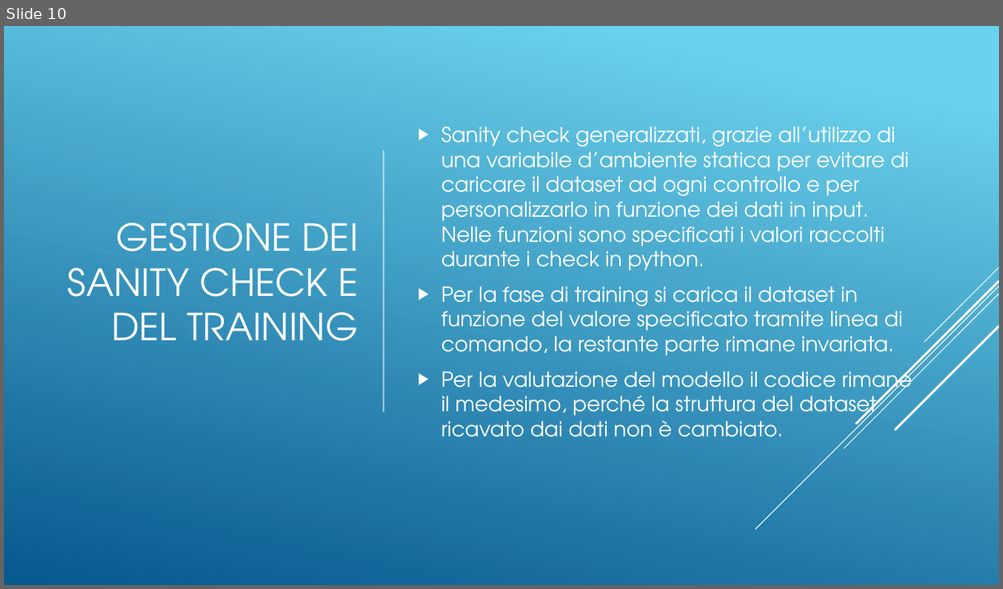
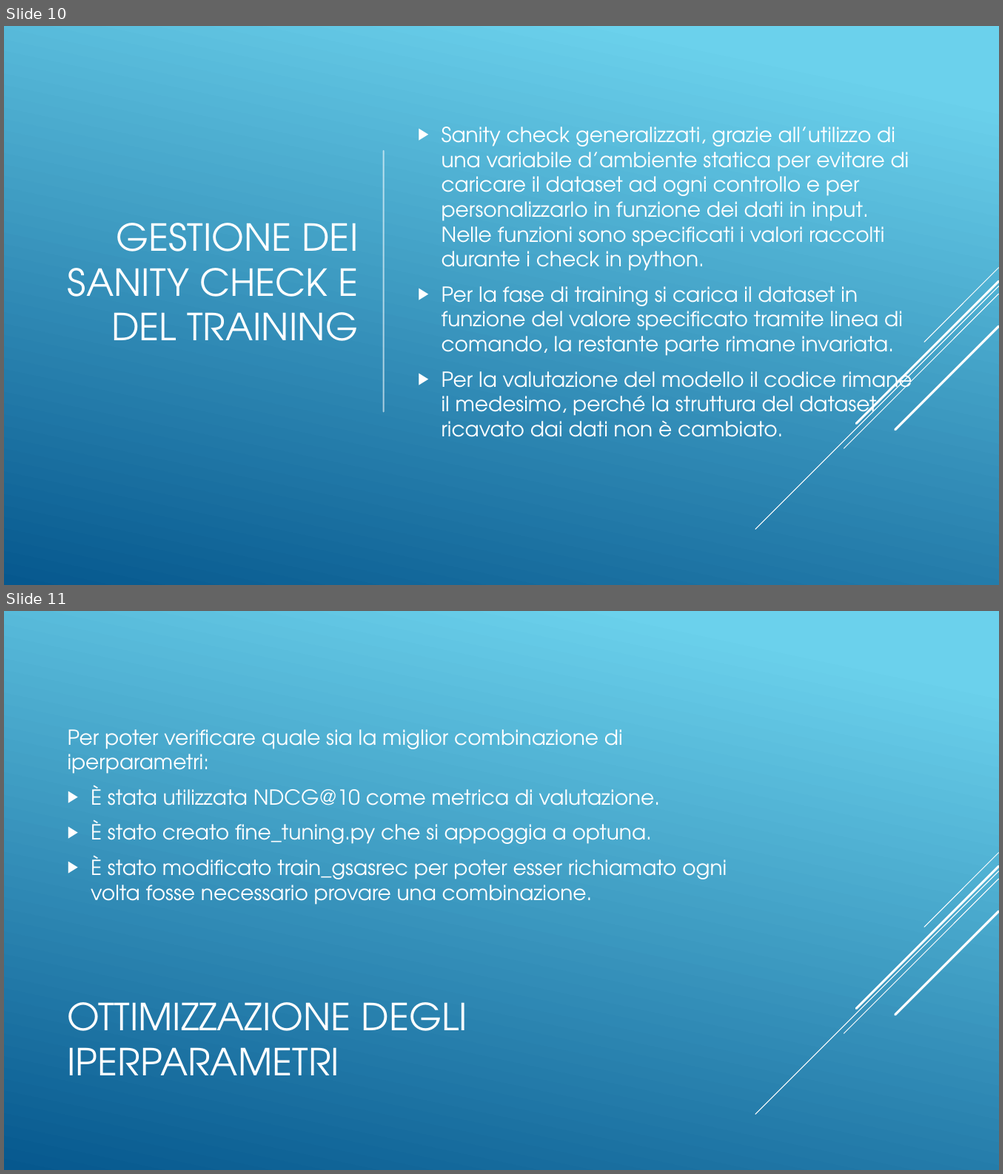
Before and after one commit to Bognanni/gsasrec-py-rust, a slide deck: Gsasrec.pptx. Shown one above the other, each under a label of ours: slide 10 before the commit, slides 10 and 11 after it. The pictures are 1003x589 and 1003x1174 pixels, drawn with LibreOffice and Linux fonts; fonts in the diff are those of the drawing. Boxes give left, top, right and bottom in pixels: in the first picture for what was removed or moved away, otherwise in the second. Text is boxed around its words. In the diff, an @@ line names an element or a change of style, - is before the commit and + after.

Commit message:
New feature: hyperparameters fine tuning

```diff
--- a/Gsasrec.pptx
+++ b/Gsasrec.pptx
@@ slide 11 added at (4, 611, 999, 1170), background gradient #6ED2EB to #06588E; not listed: 5 template elements that a slide beside it also shows @@
@@ text added at (68, 729, 726, 905), 20 pt, text #FFFFFF @@
+Per poter verificare quale sia la miglior combinazione di iperparametri:
+▶ È stata utilizzata NDCG@10 come metrica di valutazione.
+▶ È stato creato fine_tuning.py che si appoggia a optuna.
+▶ È stato modificato train_gsasrec per poter esser richiamato ogni volta fosse necessario provare una combinazione.
@@ title added at (68, 1002, 467, 1076), 36 pt, text #FFFFFF @@
+OTTIMIZZAZIONE DEGLI IPERPARAMETRI
```
Also in this commit, not shown: 2 other slides added, 5 other files.
